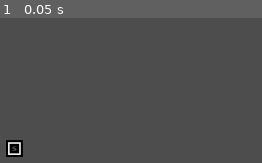
Above: before the commit, frame 1.
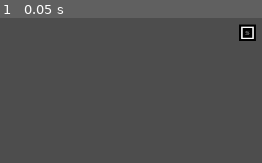
Above: after the commit, the same moment.

Repository: ionn232/Procedural-Generation-Applied-to-Metroidvania-Level-Design
Game: Godot game, scene res://scene/main_scene.tscn
Two runs of this game, one before a commit and one after it. Both use one fixed random seed, a clock stepped at 60 frames per second and the inputs below.
Inputs:
- Up to frame 1 (0.05 s): no input

The runs differ from the first frame. In frame 1, 1.4% of the frame differs, in the area x 2-98%, y 4-96%.

Commit message:
Logic fixes - basic map generation working as intended

Diff:
--- a/class/map_generator.gd
+++ b/class/map_generator.gd
@@ -1,8 +1,8 @@
 class_name MapGenerator
 extends Node2D
 
-@export var map_size_x:int = 25
-@export var map_size_y:int = 25
+@export var map_size_x:int = 40
+@export var map_size_y:int = 35
 
 func main_process() -> void:
 	Utils.initialize_room_data(map_size_x, map_size_y)
@@ -10,32 +10,32 @@
 	var undefined_rooms : Array[Room] = []
 	var finished_rooms : Array[Room] = []
 
-	#initial room
+	#initial room initialization
 	var starting_coords:Vector2i = Vector2i(randi_range(0, map_size_x - 1), randi_range(0, map_size_y - 1))
 	var initial_room = Room.new()
 	initial_room.define_data(starting_coords, 'initial room;')
-	initial_room.roll_borders()
-
-
 	undefined_rooms.push_back(initial_room)
 	Utils.rooms[starting_coords.x][starting_coords.y] = initial_room
-	print('initial room')
 
 	#room generation procedure (first pass)
 	while undefined_rooms.front() != null:
 		var current_room = undefined_rooms.front()
+		print('new room --------------------------------------', current_room.grid_pos)
+		current_room.roll_borders()
 		for direction in Utils.border.values():
 			if (current_room.borders[direction] == Utils.border_type.EMPTY || current_room.borders[direction] == Utils.border_type.LOCKED_DOOR):
 				var new_coords = current_room.grid_pos + Utils.border_to_vec2i(direction)
-				if (is_in_grid(new_coords) && finished_rooms.find(Utils.rooms[new_coords.x][new_coords.y]) == -1):
+				if (is_in_grid(new_coords) && finished_rooms.find(Utils.rooms[new_coords.x][new_coords.y]) == -1 && undefined_rooms.find(Utils.rooms[new_coords.x][new_coords.y]) == -1):
 					var new_room = Room.new()
 					new_room.define_data(new_coords, 'powerups n gates n shit')
-					new_room.roll_borders()
 					undefined_rooms.push_back(new_room)
 					Utils.rooms[new_coords.x][new_coords.y] = new_room
-		finished_rooms.push_back(undefined_rooms.pop_front())
-
-	print('finished')
+		var finished_room = undefined_rooms.pop_front()
+		finished_rooms.push_back(finished_room)
+		DEBUG_check_borders(finished_room)
+		print('pending rooms length: ', undefined_rooms.size())
+		print('finished rooms length: ', finished_rooms.size())
+	print('--------------------------finished---------------------------------')
 
 #checks if a position is out of bounds, and if it is makes the adjacent room's connecting border a wall
 func is_in_grid(pos:Vector2i) -> bool:
@@ -57,6 +57,12 @@
 		return false
 	return true
 
+func DEBUG_check_borders(room:Room):
+	print('up: ', room.borders[Utils.border.UP])
+	print('down: ', room.borders[Utils.border.DOWN])
+	print('left: ', room.borders[Utils.border.LEFT])
+	print('right: ', room.borders[Utils.border.RIGHT])
+
 # Called when the node enters the scene tree for the first time.
 func _ready() -> void:
 	main_process()
--- a/class/room.gd
+++ b/class/room.gd
@@ -15,10 +15,10 @@
 	borders[Utils.border.RIGHT] = right
 
 
-func define_data(pos:Vector2i, data: String):
+func define_data(pos:Vector2i, input_data: String):
 	borders.resize(4)
 	grid_pos = pos
-	self.data = data
+	data = input_data
 
 #assign a wall type to each direction. Checks map bounds. Ensures parity with adjacent, existing rooms.
 func roll_borders():
@@ -33,6 +33,7 @@
 			if (adjacent_room):
 				var adjacent_border = adjacent_room.borders[Utils.opposite_direction(direction)]
 				borders[direction] = adjacent_border
+				print('direction: ', direction, ' // adjacent border type: ', adjacent_border)
 			#TODO: change behaviour
 			else:
 				var roll = randf()
--- a/resources/utils.gd
+++ b/resources/utils.gd
@@ -29,7 +29,7 @@
 			return Vector2i(-1,0)
 		border.RIGHT:
 			return Vector2i(1,0)
-	print('❌ ERROR converting direction to vec2i')
+	print('❌ ERROR converting direction to vec2i: input value -> ', input)
 	return Vector2i(-5, -5)
 
 static func opposite_direction(direction:border) -> border:
--- a/scene/layout_display.gd
+++ b/scene/layout_display.gd
@@ -7,13 +7,12 @@
 
 const empty_atlas = Vector2i(4, 2)
 const start_atlas = Vector2i(3, 4)
-const gate_Y_atlas = Vector2i(1,3)
-const gate_X_atlas = Vector2i(2,3)
+const gate_Y_atlas = Vector2i(1,4)
+const gate_X_atlas = Vector2i(2,4)
 
 # Called when the node enters the scene tree for the first time.
 func _ready() -> void:
 	pass # Replace with function body.
-
 
 # Called every frame. 'delta' is the elapsed time since the previous frame.
 func _process(delta: float) -> void:
--- a/scene/main_scene.tscn
+++ b/scene/main_scene.tscn
@@ -11,4 +11,4 @@
 generator = NodePath("../MapGenerator")
 
 [node name="Camera2D" type="Camera2D" parent="."]
-position = Vector2(385, 170)
+position = Vector2(529, 257)
